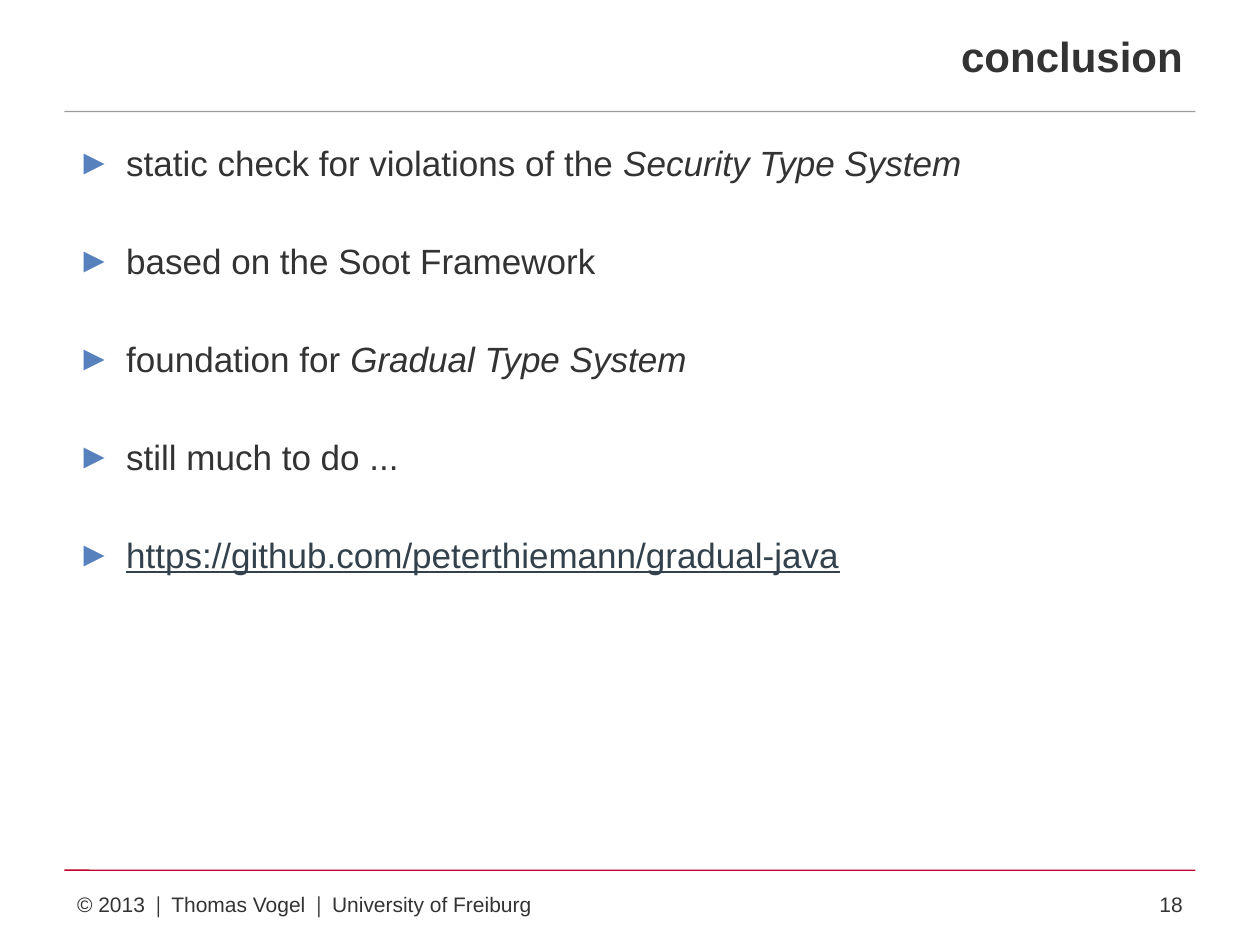
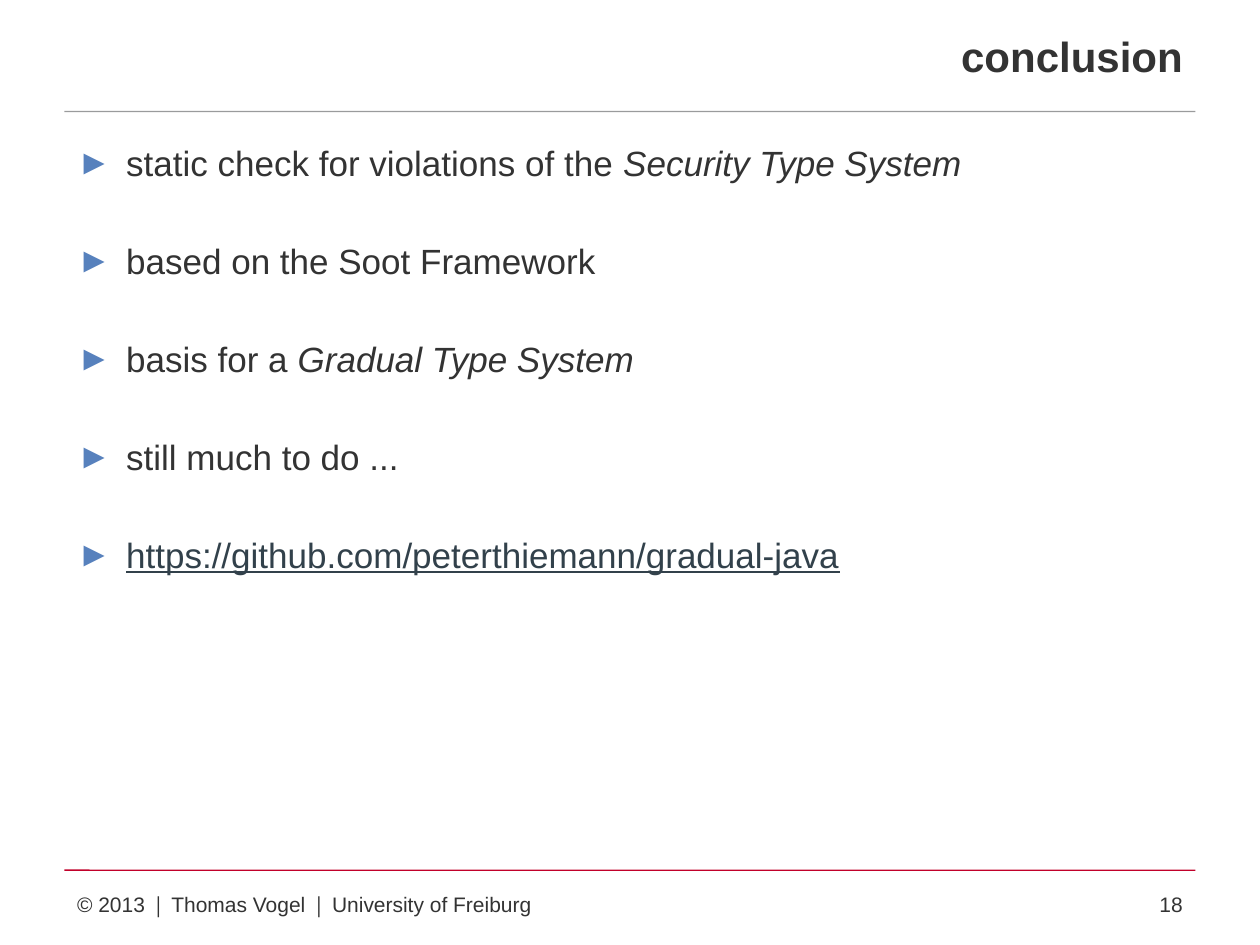
Before and after one commit to proglang/jgs, a slide deck: slide 18 of presentation/presentation.pptx. Drawn at 1260x945 pixels with LibreOffice and Linux fonts; fonts in the diff are those of the drawing. Boxes give left, top, right and bottom in pixels: in the first picture for what was removed or moved away, otherwise in the second. Text is boxed around its words. In the diff, an @@ line names an element or a change of style, - is before the commit and + after.

```diff
--- a/presentation/presentation.pptx
+++ b/presentation/presentation.pptx
@@ text at (126, 346, 634, 379): text changed @@
-► foundation for Gradual Type System
+► basis for a Gradual Type System
```
Also in this commit, not shown: 1 other slide changed, 5 other files.
